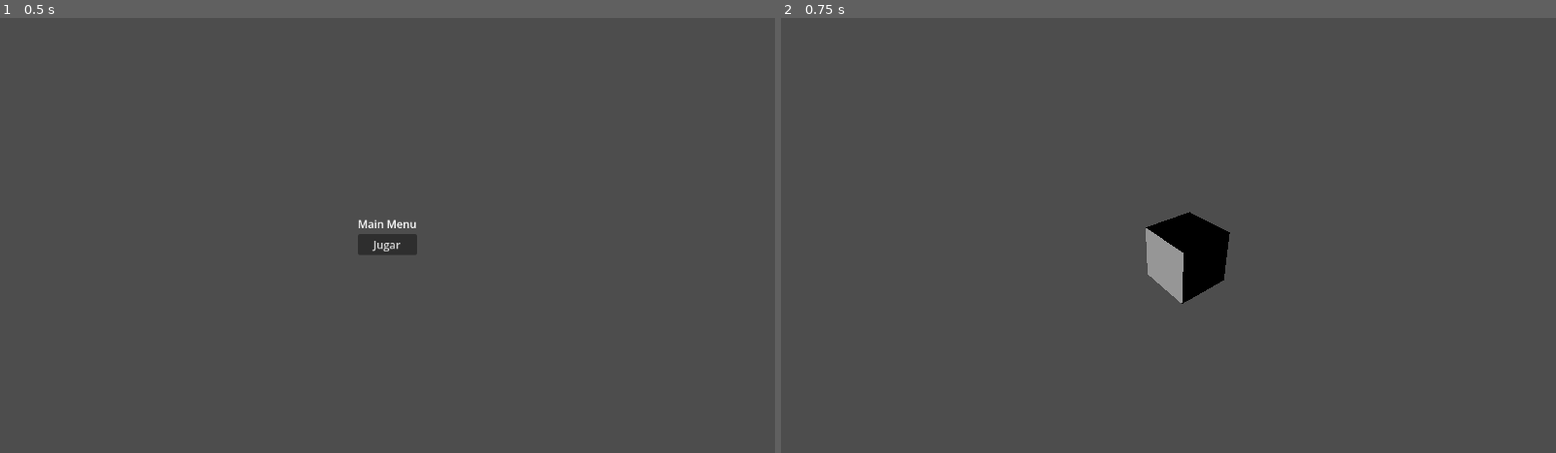
Above: before the commit, frames 1-2 (left to right).
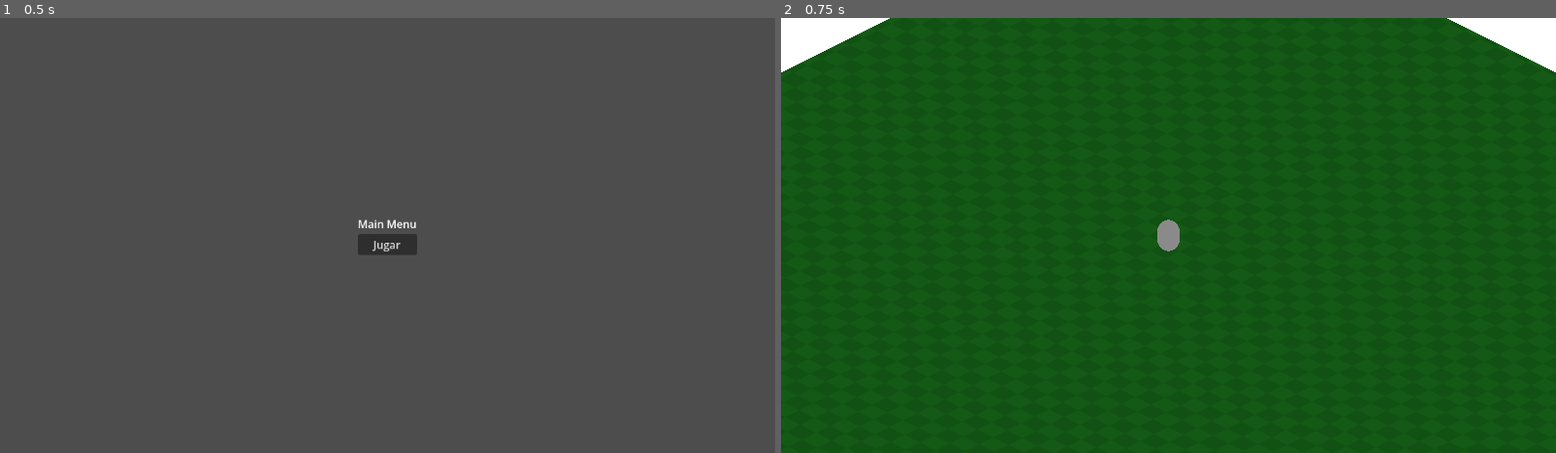
Above: after the commit, the same moments.

Repository: julabrego/2026_prog_vj_iii_final
Game: Godot game, scene res://scenes/main/main.tscn
Same seed, same stepped clock (60 frames per second), same inputs: the game is played once before the commit and once after it.
Inputs:
- Up to frame 1 (0.5 s): no input
- Up to frame 2 (0.75 s): click "Jugar" at 0.5 s

Frame 1 is identical in both runs. In frame 2, 100% of the frame differs, in the area x 0-100%, y 0-100%.

Commit message:
feature: implements configurable camera that supports orthogonal and perspective properties and works as @tool

Diff:
--- /dev/null
+++ b/src/resources/materials/square_tile.tres
@@ -0,0 +1,10 @@
+[gd_resource type="StandardMaterial3D" format=3 uid="uid://pvvqybtdu7tj"]
+
+[ext_resource type="Texture2D" uid="uid://d36vlvuryku0p" path="res://assets/textures/shared/square_pattern.png" id="1_2kn17"]
+
+[resource]
+albedo_color = Color(0.1092, 0.42, 0.11438, 1)
+albedo_texture = ExtResource("1_2kn17")
+ao_enabled = true
+uv1_scale = Vector3(37.27, 27.575, 37.27)
+grow_amount = 1.758
--- a/src/resources/scene_lists/main_flow.tres
+++ b/src/resources/scene_lists/main_flow.tres
@@ -5,4 +5,4 @@
 [resource]
 script = ExtResource("1_3f2et")
 list_name = "MainFlow"
-scenes = Array[String](["res://scenes/ui/main_menu.tscn", "res://scenes/stages/arena.tscn"])
+scenes = Array[String](["res://scenes/ui/main_menu.tscn", "res://scenes/stages/prototype_stage.tscn"])
--- a/src/scenes/stages/arena.tscn
+++ /dev/null
@@ -1,16 +0,0 @@
-[gd_scene format=3 uid="uid://dnx6c5xblikte"]
-
-[sub_resource type="BoxMesh" id="BoxMesh_n5kmb"]
-
-[node name="Arena" type="Node3D" unique_id=1539584892]
-
-[node name="Camera3D" type="Camera3D" parent="." unique_id=1510050771]
-transform = Transform3D(0.6129622, -0.39505613, 0.68425727, 0, 0.8660254, 0.5, -0.79011226, -0.3064811, 0.5308408, 3.1030097, 2.8, 2.8)
-
-[node name="DaCube" type="Node3D" parent="." unique_id=1582155401]
-
-[node name="MeshInstance3D" type="MeshInstance3D" parent="DaCube" unique_id=992153878]
-mesh = SubResource("BoxMesh_n5kmb")
-
-[node name="DirectionalLight3D" type="DirectionalLight3D" parent="." unique_id=1340139292]
-transform = Transform3D(1, 0, 0, 0, 1, 0, 0, 0, 1, 0, 2, 2)
--- /dev/null
+++ b/src/scenes/stages/prototype_stage.tscn
@@ -0,0 +1,36 @@
+[gd_scene format=3 uid="uid://dfc0q1yqmh8hd"]
+
+[ext_resource type="PackedScene" uid="uid://dnx6c5xblikte" path="res://scenes/stages/shared/base_arena.tscn" id="1_14brs"]
+[ext_resource type="Script" uid="uid://bo4qk8yndxq2f" path="res://scripts/core/arena_camera.gd" id="2_7rbrk"]
+
+[sub_resource type="Environment" id="Environment_7rbrk"]
+background_mode = 1
+background_color = Color(1, 1, 1, 1)
+
+[sub_resource type="CapsuleShape3D" id="CapsuleShape3D_14brs"]
+height = 1.5
+
+[sub_resource type="CapsuleMesh" id="CapsuleMesh_7rbrk"]
+height = 1.5
+
+[node name="PrototypeStage" type="Node3D" unique_id=1840787619]
+
+[node name="Arena" parent="." unique_id=1539584892 instance=ExtResource("1_14brs")]
+
+[node name="Camera3D" type="Camera3D" parent="." unique_id=135850333]
+transform = Transform3D(0.7071068, -0.35355338, 0.61237246, 0, 0.8660254, 0.50000006, -0.7071068, -0.35355338, 0.61237246, 18.371174, 17.504356, 18.371174)
+environment = SubResource("Environment_7rbrk")
+projection = 1
+fov = 35.0
+size = 20.0
+script = ExtResource("2_7rbrk")
+target_path = NodePath("../CharacterBody3D")
+
+[node name="CharacterBody3D" type="CharacterBody3D" parent="." unique_id=1708755441]
+transform = Transform3D(1, 0, 0, 0, 1, 0, 0, 0, 1, 0, 2.504355, 0)
+
+[node name="CollisionShape3D" type="CollisionShape3D" parent="CharacterBody3D" unique_id=403799777]
+shape = SubResource("CapsuleShape3D_14brs")
+
+[node name="MeshInstance3D" type="MeshInstance3D" parent="CharacterBody3D" unique_id=953653572]
+mesh = SubResource("CapsuleMesh_7rbrk")
--- /dev/null
+++ b/src/scenes/stages/shared/base_arena.tscn
@@ -0,0 +1,18 @@
+[gd_scene format=3 uid="uid://dnx6c5xblikte"]
+
+[ext_resource type="Material" uid="uid://pvvqybtdu7tj" path="res://resources/materials/square_tile.tres" id="1_rmekf"]
+
+[sub_resource type="BoxShape3D" id="BoxShape3D_68i0p"]
+size = Vector3(50, 2, 50)
+
+[sub_resource type="BoxMesh" id="BoxMesh_bgr3s"]
+material = ExtResource("1_rmekf")
+size = Vector3(50, 2, 50)
+
+[node name="BaseArena" type="StaticBody3D" unique_id=284916168]
+
+[node name="CollisionShape3D" type="CollisionShape3D" parent="." unique_id=1227252829]
+shape = SubResource("BoxShape3D_68i0p")
+
+[node name="MeshInstance3D" type="MeshInstance3D" parent="." unique_id=711037638]
+mesh = SubResource("BoxMesh_bgr3s")
--- /dev/null
+++ b/src/scripts/core/arena_camera.gd
@@ -0,0 +1,99 @@
+@tool
+extends Camera3D
+
+@export var target_path: NodePath:
+	set(value):
+		target_path = value
+		_request_layout()
+
+@export var smoothness: float = 5.0
+
+@export var perspective: bool = false:
+	set(value):
+		perspective = value
+		_request_layout()
+		notify_property_list_changed()
+
+@export var yaw_degrees: float = 45.0:
+	set(value):
+		yaw_degrees = value
+		_request_layout()
+
+@export var pitch_degrees: float = -30.0:
+	set(value):
+		pitch_degrees = value
+		_request_layout()
+
+@export var distance: float = 30.0:
+	set(value):
+		distance = value
+		_request_layout()
+
+@export var ortho_size: float = 20.0:
+	set(value):
+		ortho_size = value
+		_request_layout()
+
+@export_range(1.0, 120.0, 0.5, "degrees") var fov_degrees: float = 35.0:
+	set(value):
+		fov_degrees = value
+		_request_layout()
+
+var target: Node3D
+var camera_offset: Vector3
+var _layout_dirty := false
+var _last_layout_request_ms := 0
+
+
+func _ready() -> void:
+	_apply_layout()
+	set_physics_process(not Engine.is_editor_hint())
+
+
+func _process(_delta: float) -> void:
+	if not _layout_dirty:
+		return
+	if Engine.is_editor_hint():
+		if Input.is_mouse_button_pressed(MOUSE_BUTTON_LEFT) \
+				or Input.is_mouse_button_pressed(MOUSE_BUTTON_MIDDLE):
+			return
+		if Time.get_ticks_msec() - _last_layout_request_ms < 80:
+			return
+	_layout_dirty = false
+	_apply_layout()
+
+
+func _request_layout() -> void:
+	_layout_dirty = true
+	_last_layout_request_ms = Time.get_ticks_msec()
+
+
+func _physics_process(delta: float) -> void:
+	if not target:
+		return
+	var desired_pos := target.global_position + camera_offset
+	var weight := 1.0 - exp(-smoothness * delta)
+	global_position = global_position.lerp(desired_pos, weight)
+
+
+func _validate_property(property: Dictionary) -> void:
+	if property.name == "ortho_size" and perspective:
+		property.usage = PROPERTY_USAGE_NONE
+	elif property.name == "fov_degrees" and not perspective:
+		property.usage = PROPERTY_USAGE_NONE
+
+
+func _apply_layout() -> void:
+	if not is_node_ready():
+		return
+	if perspective:
+		projection = Camera3D.PROJECTION_PERSPECTIVE
+		fov = fov_degrees
+	else:
+		projection = Camera3D.PROJECTION_ORTHOGONAL
+		size = ortho_size
+	rotation_degrees = Vector3(pitch_degrees, yaw_degrees, 0.0)
+	camera_offset = global_transform.basis.z * distance
+	target = get_node_or_null(target_path) if not target_path.is_empty() else null
+	var origin := target.global_position if target else Vector3.ZERO
+	global_position = origin + camera_offset
--- a/src/scripts/ui/main_menu.gd
+++ b/src/scripts/ui/main_menu.gd
@@ -2,4 +2,4 @@
 
 
 func _on_jugar_pressed() -> void:
-	SceneManager.go_to_id("arena")
+	SceneManager.go_next()
Binary file added: src/assets/textures/shared/square_pattern.png
Not shown, added: src/assets/textures/shared/square_pattern.png.import
Not shown: 1 places in src/scenes/ui/main_menu.tscn that only renumber resources
Not shown, added: src/scripts/core/arena_camera.gd.uid
